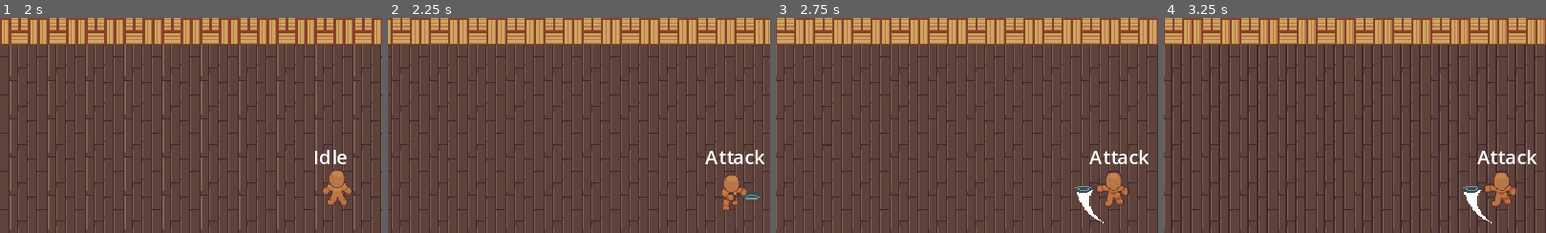
Above: before the commit, frames 1-4 (left to right).
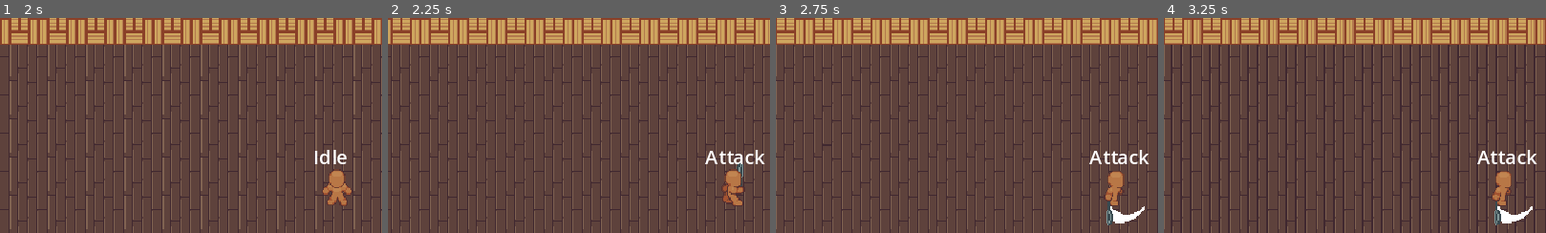
Above: after the commit, the same moments.

Repository: ajcar110/ARPG-Char-Control
Game: Godot game, scene res://game_master.tscn
Same seed, same stepped clock (60 frames per second), same inputs: the game is played once before the commit and once after it.
Inputs (mouse positions are % of the whole screen's width and height, from its top left):
- Up to frame 1 (2 s): click (47, 94) at 0.5 s; click (53, 94) at 1.25 s
- Up to frame 2 (2.25 s): hold D (move_right) from 2.03 s (still down); tap F (atk) at 2.1 s
- Up to frame 3 (2.75 s): keep holding D (move_right)
- Up to frame 4 (3.25 s): release D (move_right) at 2.78 s; hold S (move_down) from 2.78 s (still down); tap Space (dash) at 2.85 s
The pictures show only the part of the screen within x 6-56%, y 10-60%; the shares and areas given below are measured in that part.

Frame 1 is identical in both runs. In frame 2, 0.7% of the frame differs, in the area x 87-98%, y 67-90%; in frame 3, 1.3%; in frame 4, 1.3%, in the area x 78-97%, y 71-97%.

Commit message:
8 way movement with joystick

Diff:
--- a/Entity/BaseEntity.gd
+++ b/Entity/BaseEntity.gd
@@ -14,10 +14,8 @@
 
 var attack
 var facing: String = "Down"
-var direction_map = {"Left":Vector2.LEFT,
-					"Right":Vector2.RIGHT,
-					"Up":Vector2.UP,
-					"Down":Vector2.DOWN}
+var facing_index: int
+var facing_arr = ["Right", "Right", "Down", "Left", "Left", "Left", "Up", "Right"]
 
 func _ready() -> void:
 	# Initialize the state machine, passing a reference of the player to the states,
@@ -34,8 +32,8 @@
 	states.process(delta)
 
 
-func facing_direction(targetdir):
-	if targetdir.x < 0: facing  = "Left"
-	elif targetdir.x > 0: facing = "Right"
-	elif targetdir.y >0: facing = "Down"
-	elif targetdir.y < 0: facing = "Up"
+func set_facing(direction):
+	var facing_angle = direction.angle()
+	var facing_direction = snappedf(facing_angle, PI/4) / (PI/4)
+	facing_index = wrapi(int(facing_direction),0,8)
+	facing = facing_arr[facing_index]
--- a/StateMachine/Idle.gd
+++ b/StateMachine/Idle.gd
@@ -17,9 +17,9 @@
 	print("Idle Entered")
 
 func input(event: InputEvent) -> BaseState:
-	if Input.is_action_just_pressed("move_left") or Input.is_action_just_pressed("move_right"):
+	if (Input.is_action_just_pressed("move_left") or Input.is_action_just_pressed("move_right")
+	or Input.is_action_just_pressed("move_down") or Input.is_action_just_pressed("move_up")):
 		return walk_state
-		print("walking")
 	elif Input.is_action_just_pressed("atk"):
 		return attack_state
 		print("Attacking")
--- a/StateMachine/Move.gd
+++ b/StateMachine/Move.gd
@@ -13,6 +13,9 @@
 @onready var walk_state: BaseState = get_node(walk_node)
 @onready var attack_state: BaseState = get_node(attack_node)
 
+var direction_arr = [Vector2.RIGHT, Vector2(0.707107, 0.707107), Vector2.DOWN, Vector2(-0.707107, 0.707107),
+					 Vector2.LEFT, Vector2(-0.707107, -0.707107), Vector2.UP, Vector2(0.707107, -0.707107)]
+
 func input(event: InputEvent) -> BaseState:
 	if Input.is_action_just_pressed("atk"):
 		return attack_state
@@ -23,21 +26,16 @@
 	return null
 
 func physics_process(delta: float) -> BaseState:
-	var move = get_movement_input()
+	var direction = get_movement_input()
+	character.set_facing(direction)
+
+	var move = direction_arr[character.facing_index]
 	character.velocity  = move * (character.speed * Global.TILESIZE)
 	character.move_and_slide()
-
-	if move == Vector2.ZERO:
+	if direction == Vector2.ZERO:
 		return idle_state
 
 	return null
 
 func get_movement_input() -> Vector2:
 	return Input.get_vector("move_left", "move_right", "move_up", "move_down")
-
-	#if Input.is_action_pressed("move_left"):
-	#	return Vector2.LEFT
-	#elif Input.is_action_pressed("move_right"):
-	#	return Vector2.RIGHT
-
-	#return Vector2.ZERO
